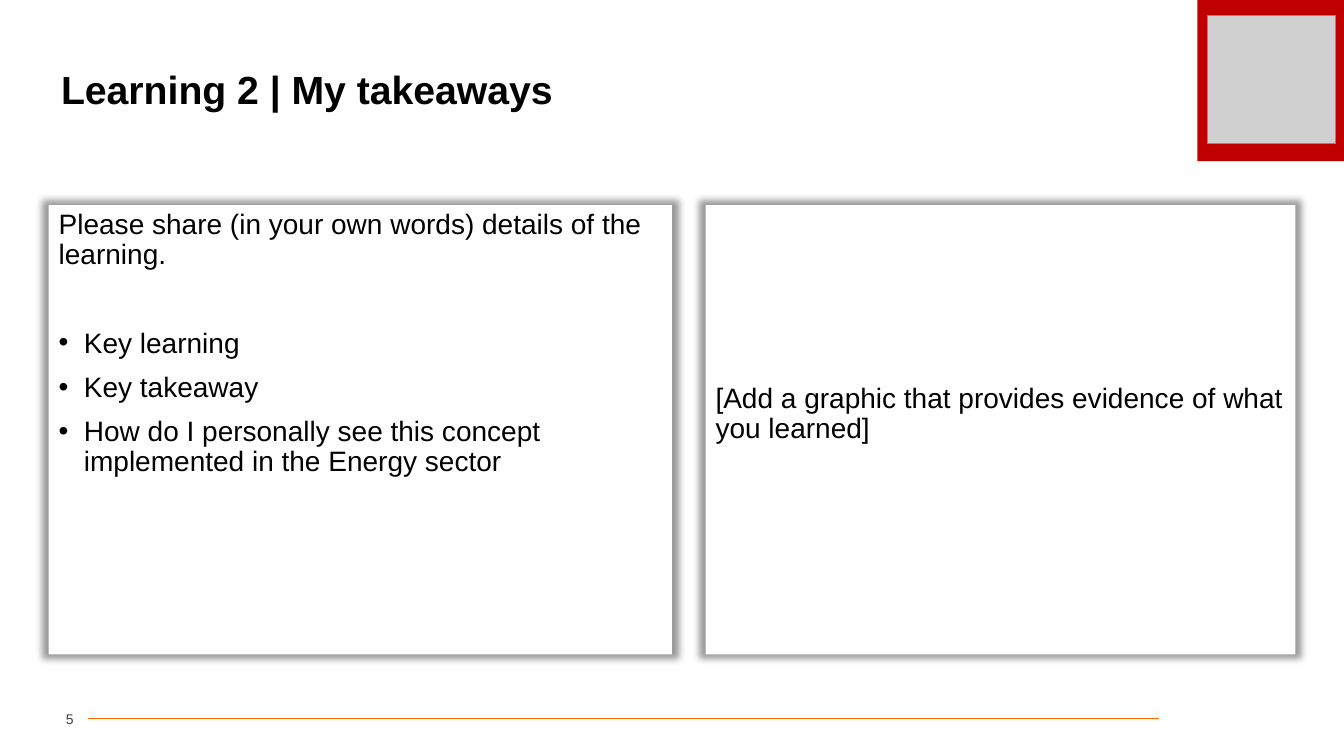
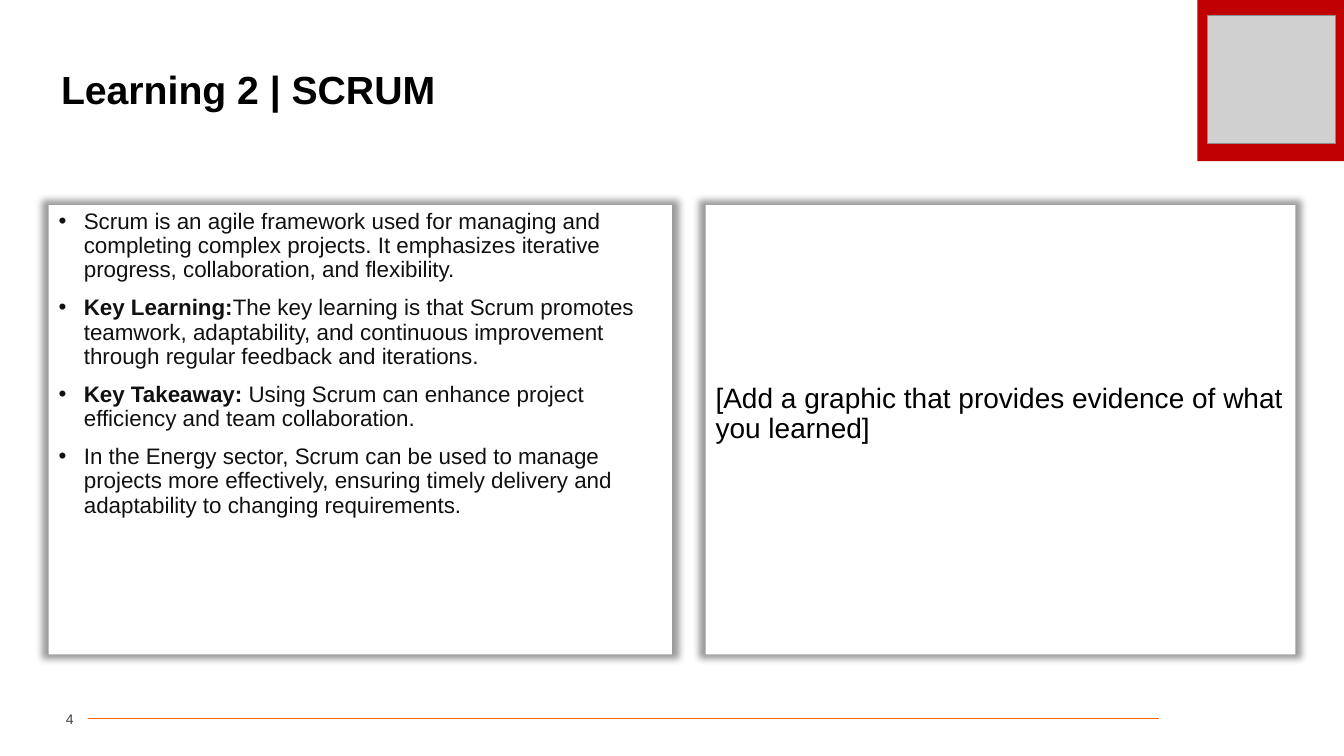
Before and after one commit to cherryycodes/unext, a slide deck: slide 4 of tech day 1.pptx (slide 5 before the commit). Drawn at 1344x756 pixels with LibreOffice and Linux fonts; fonts in the diff are those of the drawing; grey boxes stand for pictures; background and template pictures are left out. Boxes give left, top, right and bottom in pixels: in the first picture for what was removed or moved away, otherwise in the second. Text is boxed around its words. In the diff, an @@ line names an element or a change of style, - is before the commit and + after.

```diff
--- a/tech day 1.pptx
+++ b/tech day 1.pptx
@@ title at (x1=61, y1=75, x2=436, y2=112): text changed @@
-Learning 2 | My takeaways
+Learning 2 | SCRUM
@@ text in rectangle at (x1=84, y1=212, x2=633, y2=518): text changed; size 20 to 16 pt; text colour #000000 to #111111 @@
-Please share (in your own words) details of the learning.
-• Key learning
-• Key takeaway
-• How do I personally see this concept implemented in the Energy sector
+• Scrum is an agile framework used for managing and completing complex projects. It emphasizes iterative progress, collaboration, and flexibility.
+• Key Learning:The key learning is that Scrum promotes teamwork, adaptability, and continuous improvement through regular feedback and iterations.
+• Key Takeaway: Using Scrum can enhance project efficiency and team collaboration.
+• In the Energy sector, Scrum can be used to manage projects more effectively, ensuring timely delivery and adaptability to changing requirements.
@@ page number at (x1=66, y1=714, x2=74, y2=724): text changed @@
-5
+4
```
Also in this commit, not shown: 3 other slides changed, 14 slides removed, 1 other file.
